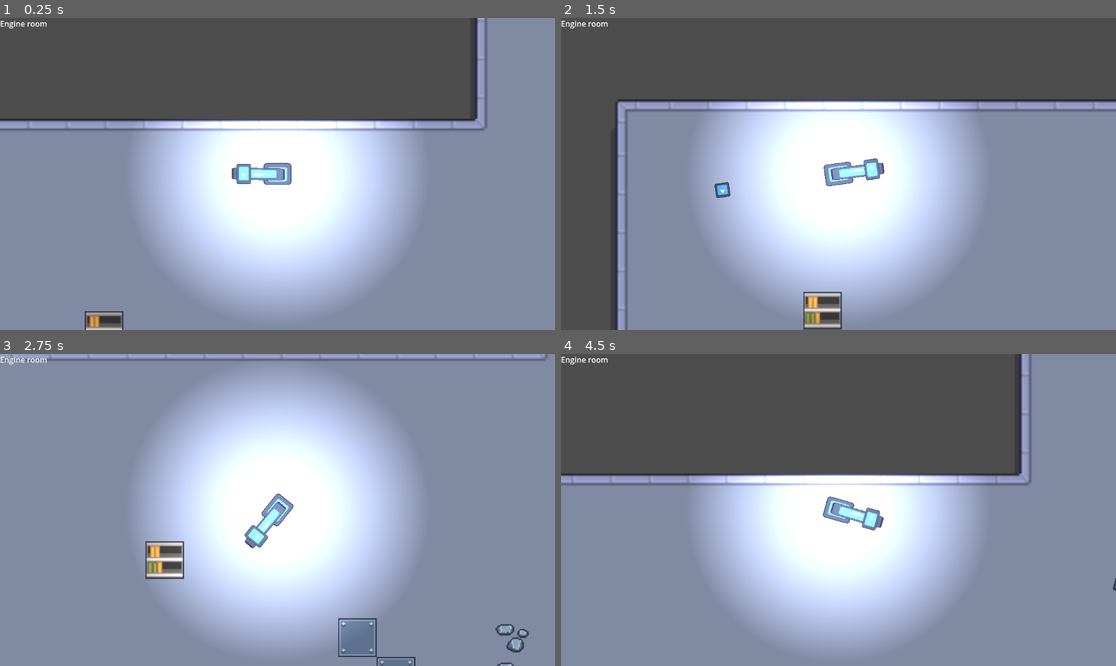
Above: before the commit, frames 1-4 (two rows, left to right).
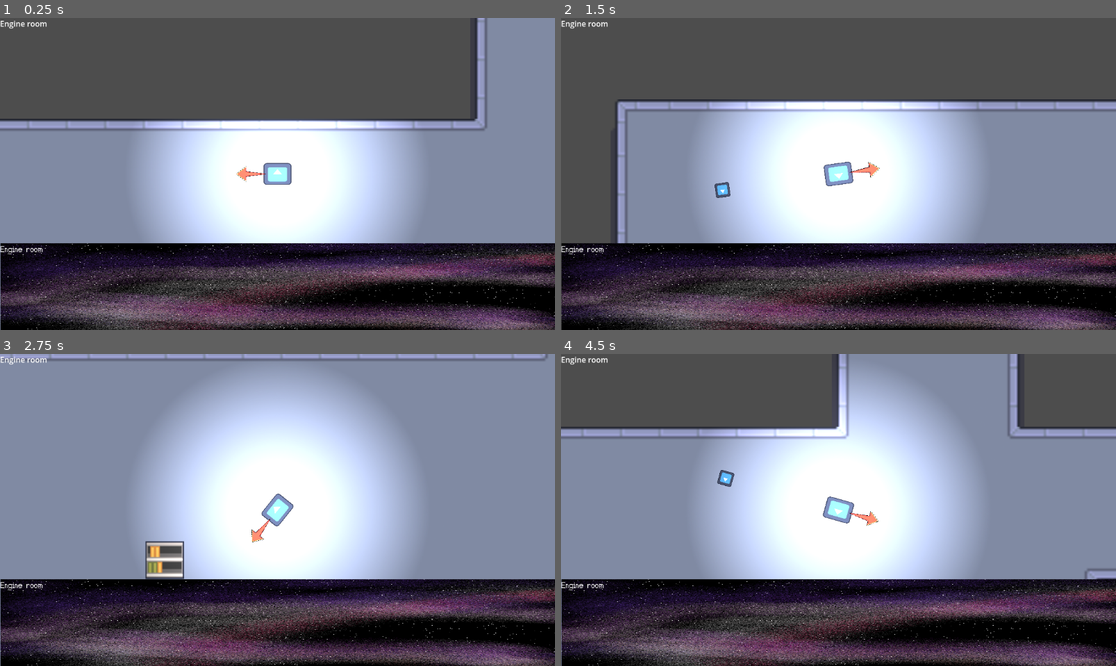
Above: after the commit, the same moments.

Repository: soligso-cpu/Station-F
Game: Godot game, scene res://Scenes/Levels/level_1.tscn
Two runs of this game, one before a commit and one after it. Both use one fixed random seed, a clock stepped at 60 frames per second and the inputs below. The engine's default icon, where the game draws it, is replaced by a stand-in: a white triangle on a blue panel in a dark square.
Inputs (mouse positions are in pixels of both pictures, inside the frame that each line leads up to):
- Up to frame 1 (0.25 s): no input
- Up to frame 2 (1.5 s): tap Enter at 0.5 s; move the mouse to (960, 158) at 0.52 s; hold Right 0.53-1.28 s; click (960, 158) at 0.6 s; move the mouse to (727, 189) at 1.27 s; hold Down from 1.28 s (still down); click (727, 189) at 1.35 s
- Up to frame 3 (2.75 s): move the mouse to (333, 441) at 2.02 s; release Down at 2.03 s; hold Right from 2.03 s (still down); tap Space (WallPush) at 2.1 s; click (333, 441) at 2.3 s
- Up to frame 4 (4.5 s): move the mouse to (810, 572) at 2.77 s; release Right at 2.78 s; hold Up 2.78-3.53 s; tap Alt at 2.85 s; click (810, 572) at 3.05 s; move the mouse to (1005, 556) at 3.52 s; hold Left from 3.53 s (still down); tap Shift at 3.6 s; click (1005, 556) at 3.8 s; move the mouse to (672, 463) at 4.27 s; click (672, 463) at 4.35 s

The runs differ from the first frame. In frame 1, 28% of the frame differs, in the area x 0-100%, y 46-100%; in frame 2, 28%; in frame 3, 28%; in frame 4, 55%, in the area x 0-100%, y 0-100%.

Commit message:
Added assets, started dialouge

Diff:
--- a/Scenes/Levels/level_1.tscn
+++ b/Scenes/Levels/level_1.tscn
@@ -3,9 +3,11 @@
 [ext_resource type="Script" uid="uid://jpsr3wbspa3" path="res://Scripts/Levels/level_1.gd" id="1_3mqfk"]
 [ext_resource type="Texture2D" uid="uid://cqinuwrc75qd7" path="res://Assets/walls_floor.png" id="1_tlcug"]
 [ext_resource type="PackedScene" uid="uid://bjwmo0lwn23sp" path="res://Scenes/player.tscn" id="2_4dpyx"]
+[ext_resource type="Texture2D" uid="uid://cf2oa1oqde7mp" path="res://Assets/Background1.webp" id="2_5f3p6"]
 [ext_resource type="Texture2D" uid="uid://dud0b8lhk2hi6" path="res://Assets/TileSet v1.0.png" id="3_cyadu"]
 [ext_resource type="PackedScene" uid="uid://dtomanlm7u1g1" path="res://Scenes/player_ui.tscn" id="4_iixi8"]
 [ext_resource type="PackedScene" uid="uid://b32qpjj7nfvrk" path="res://Scenes/movement_arrow.tscn" id="6_xgxfi"]
+[ext_resource type="PackedScene" uid="uid://bfsp2c8ai0ync" path="res://Scenes/canvas_layer.tscn" id="7_jv26f"]
 
 [sub_resource type="TileSetAtlasSource" id="TileSetAtlasSource_4dpyx"]
 texture = ExtResource("1_tlcug")
@@ -529,6 +531,12 @@
 [node name="Level1" type="Node2D" unique_id=585502841]
 script = ExtResource("1_3mqfk")
 
+[node name="Sprite2D" type="Sprite2D" parent="." unique_id=754201808]
+visible = false
+position = Vector2(309, 273.99997)
+scale = Vector2(0.81446445, 0.5639285)
+texture = ExtResource("2_5f3p6")
+
 [node name="TileMapLayer" type="TileMapLayer" parent="." unique_id=1913604441]
 tile_map_data = PackedByteArray("AAAOAAAAAAACAAcAAAAPAAAAAAACAAcAAAAQAAAAAAACAAcAAAARAAAAAAACAAcAAAASAAAAAAACAAcAAAATAA …(31120 unchanged characters)…
 tile_set = SubResource("TileSet_3mqfk")
@@ -549,7 +557,9 @@
 [node name="Camera2D" type="Camera2D" parent="Player" unique_id=945278416]
 zoom = Vector2(5, 5)
 
-[node name="CanvasLayer" parent="Player" unique_id=514651991 instance=ExtResource("4_iixi8")]
+[node name="UIlayer" parent="Player" unique_id=514651991 instance=ExtResource("4_iixi8")]
+
+[node name="DialougueLayer" parent="Player" unique_id=126729632 instance=ExtResource("7_jv26f")]
 
 [node name="Node2D2" parent="." unique_id=275785741 instance=ExtResource("6_xgxfi")]
 position = Vector2(32, 23)
--- /dev/null
+++ b/Scenes/canvas_layer.tscn
@@ -0,0 +1,46 @@
+[gd_scene format=3 uid="uid://bfsp2c8ai0ync"]
+
+[ext_resource type="Texture2D" uid="uid://cf2oa1oqde7mp" path="res://Assets/Background1.webp" id="1_q85f0"]
+[ext_resource type="FontFile" uid="uid://dw6yj3fcq0d63" path="res://Assets/pixelated-loveNew.ttf" id="2_p1mel"]
+[ext_resource type="Script" uid="uid://bq84kln1do2bb" path="res://Scenes/dialouge_box.gd" id="3_p1mel"]
+
+[sub_resource type="LabelSettings" id="LabelSettings_u5uhc"]
+font = ExtResource("2_p1mel")
+
+[node name="CanvasLayer" type="CanvasLayer" unique_id=126729632]
+script = ExtResource("3_p1mel")
+
+[node name="Control" type="Control" parent="." unique_id=1476491408]
+layout_mode = 3
+anchor_top = 0.72200006
+anchor_right = 1.01
+anchor_bottom = 1.0
+offset_left = 1.0
+offset_top = 0.14395142
+offset_right = -8.52002
+size_flags_horizontal = 3
+size_flags_vertical = 8
+
+[node name="TextureRect" type="TextureRect" parent="Control" unique_id=1147217347]
+layout_mode = 1
+anchors_preset = 15
+anchor_right = 1.0
+anchor_bottom = 1.0
+grow_horizontal = 2
+grow_vertical = 2
+texture = ExtResource("1_q85f0")
+expand_mode = 3
+
+[node name="DialougeBox" type="Label" parent="Control" unique_id=1702516450]
+layout_mode = 1
+anchors_preset = 15
+anchor_right = 1.0
+anchor_bottom = 1.0
+grow_horizontal = 2
+grow_vertical = 2
+text = "does this work OH "
+label_settings = SubResource("LabelSettings_u5uhc")
+
+[node name="StartDelay" type="Timer" parent="." unique_id=974153787]
+
+[node name="ExpireTimer" type="Timer" parent="." unique_id=1729359970]
--- /dev/null
+++ b/Scenes/dialouge_box.gd
@@ -0,0 +1,27 @@
+extends CanvasLayer
+
+var current_room
+var room_1_spoken = false
+var room_2_spoken = false
+var room_3_spoken = false
+var room_4_spoken = false
+var room_5_spoken = false
+var room_6_spoken = false
+
+# Called when the node enters the scene tree for the first time.
+func _ready() -> void:
+	pass # Replace with function body.
+
+
+# Called every frame. 'delta' is the elapsed time since the previous frame.
+func _process(delta: float) -> void:
+	print(current_room)
+	if $"../..".room == $"../..".current_room.STARTING_ROOM:
+
+		$Control/DialougeBox.text = str("Engine room")
+	elif  $"../..".room == $"../..".current_room.WING_1:
+		$Control/DialougeBox.text = str("Galley")
+	elif  $"../..".room == $"../..".current_room.WING_2:
+		$Control/DialougeBox.text = str("Upper wing")
+	elif  $"../..".room == $"../..".current_room.MEDBAY:
+		$Control/DialougeBox.text = str("Medical Room")
--- a/Scenes/movement_arrow.tscn
+++ b/Scenes/movement_arrow.tscn
@@ -2,17 +2,19 @@
 
 [ext_resource type="Texture2D" uid="uid://dww4omryxl768" path="res://icon.svg" id="1_3gt82"]
 [ext_resource type="Script" uid="uid://b54upssi2od4c" path="res://Scenes/Levels/movement_arrow.gd" id="2_eiud2"]
+[ext_resource type="Texture2D" uid="uid://bcorw33md5at4" path="res://Assets/MovementIndicator(NoAnim).webp" id="2_p8uj4"]
 
 [node name="Node2D" type="Node2D" unique_id=275785741]
 script = ExtResource("2_eiud2")
 
 [node name="MovementArrow" type="Sprite2D" parent="." unique_id=1243544488]
-position = Vector2(7.9999995, 0)
-rotation = 0.017453292
-scale = Vector2(0.171875, 0.0390625)
-texture = ExtResource("1_3gt82")
+position = Vector2(11.000001, -1.1920929e-07)
+rotation = 1.5707964
+scale = Vector2(0.008232492, 0.010894392)
+texture = ExtResource("2_p8uj4")
 
 [node name="Sprite2D" type="Sprite2D" parent="." unique_id=157645634]
+visible = false
 position = Vector2(14, 0)
 scale = Vector2(0.04687499, 0.06640625)
 texture = ExtResource("1_3gt82")
--- a/Scripts/Player.gd
+++ b/Scripts/Player.gd
@@ -3,6 +3,7 @@
 
 const SPEED = 3
 signal player_shoot (player: CharacterBody2D, dir: Vector2)
+
 var can_shoot = true
 var velocity_decrease = 1
 var direction_bounce_set = false
@@ -26,6 +27,9 @@
 			$"..".room = current_room.WING_2
 		if Area2D.name == "MedicalRoom":
 			$"..".room = current_room.MEDBAY
+		if $DialougueLayer.current_room != $"..".room:
+			print("oioioioi")
+			$DialougueLayer.current_room != $"..".room
 
 	if Input.is_action_just_pressed("WallPush"):
 		if cling_state == true:
@@ -50,10 +54,14 @@
 
 		direction = global_position.direction_to(get_global_mouse_position())
 		print(direction)
-		velocity = direction * -SPEED
+		if cling_state == false:
+			velocity = direction * -SPEED
+			player_shoot.emit(self, direction)
+		else:
+			velocity = direction * SPEED
+
 		$CooldownTimer.start()
 		can_shoot = false
-		player_shoot.emit(self, direction)
 		#direction_bounce_set = false
 	velocity = velocity * velocity_decrease
 	move_and_collide(velocity)
@@ -65,7 +73,6 @@
 		#print("boing boing", body.name)
 	#	velocity = -velocity
 			if cling_state == false:
-				velocity * 0
 				cling_state = true
 		else:
 			cling_state = false
@@ -82,7 +89,6 @@
 		#print("boing boing", body.name)
 	#	velocity = -velocity
 		if cling_state == false:
-			velocity * 0
 			cling_state = true
 		velocity_decrease = 0.97
 	elif (body.name == "PlayerBullet"):
Binary file added: Assets/Background1.webp
Not shown, added: Assets/Background1.webp.import
Binary file added: Assets/MovementIndicator(NoAnim).webp
Not shown, added: Assets/MovementIndicator(NoAnim).webp.import
Binary file added: Assets/PlayerGun(NoAnim).webp
Not shown, added: Assets/PlayerGun(NoAnim).webp.import
Binary file added: Assets/Weiholmir_GameMaker_sheet.png
Not shown, added: Assets/Weiholmir_GameMaker_sheet.png.import
Binary file added: Assets/pixelated-loveNew.ttf
Not shown, added: Assets/pixelated-loveNew.ttf.import
Not shown, added: Scenes/dialouge_box.gd.uid
